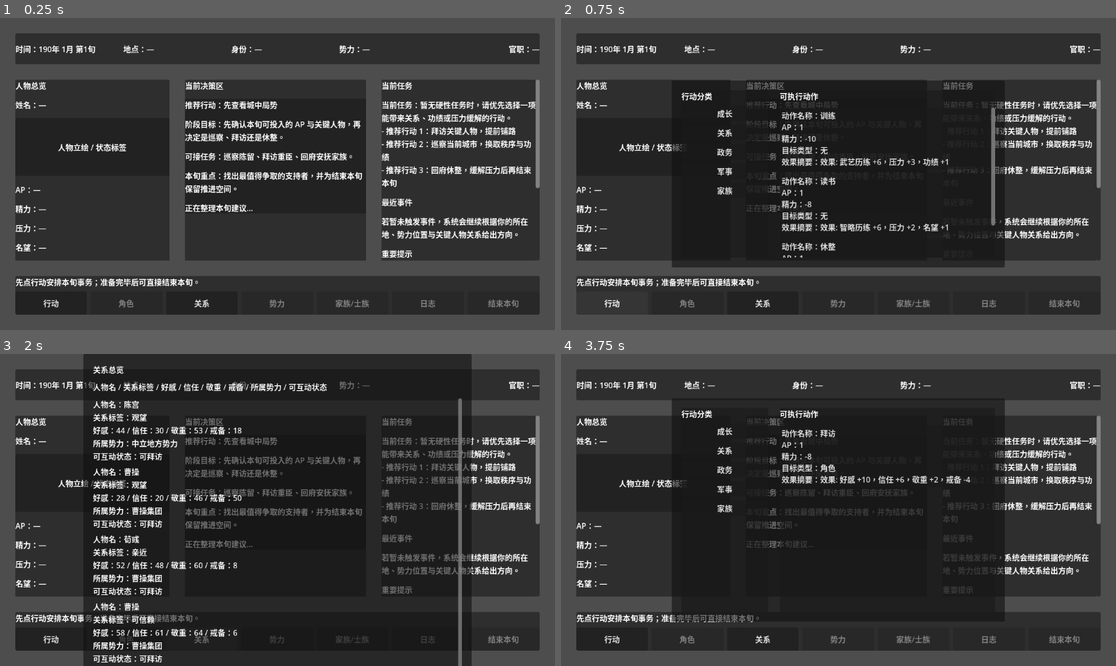
Above: before the commit, frames 1-4 (two rows, left to right).
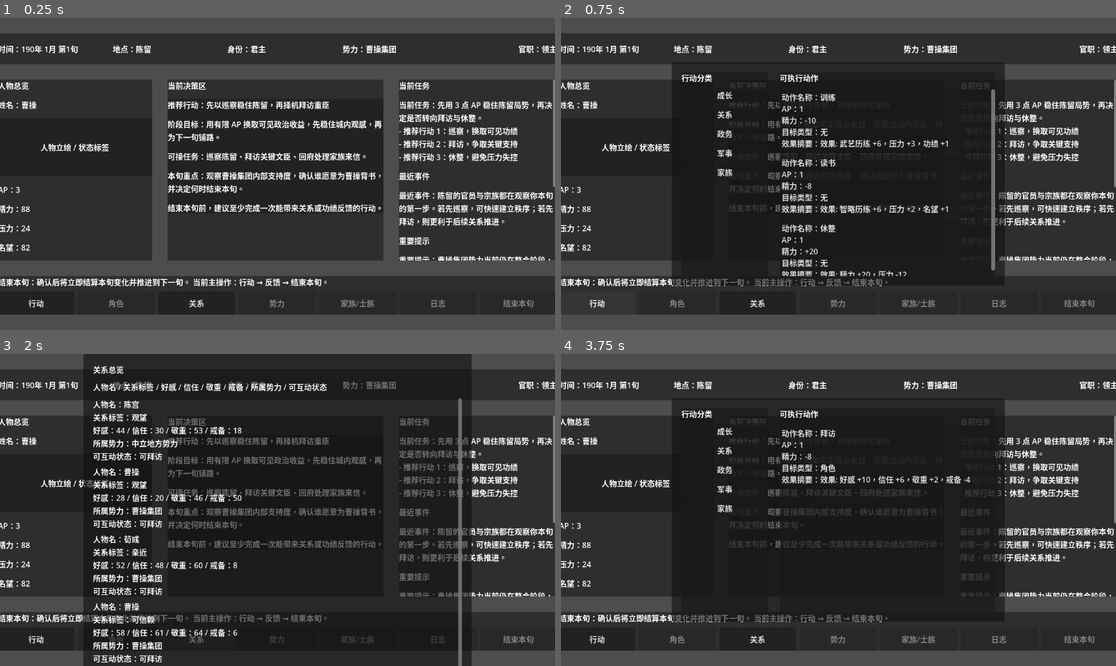
Above: after the commit, the same moments.

Repository: brand6/three-kingdoms-simulator
Game: Godot game, scene res://scenes/main/MainScene.tscn
Two runs of this game, one before a commit and one after it. Both use one fixed random seed, a clock stepped at 60 frames per second and the inputs below.
Inputs:
- Up to frame 1 (0.25 s): no input
- Up to frame 2 (0.75 s): click "行动" at 0.5 s
- Up to frame 3 (2 s): click "关系" at 1.25 s
- Up to frame 4 (3.75 s): click "行动" at 2 s; click "成长" at 2.75 s; click "关系" at 3.5 s

The runs differ from the first frame. In frame 1, 22% of the frame differs, in the area x 0-100%, y 4-96%; in frame 2, 19%; in frame 3, 14%; in frame 4, 12%.
Error before the commit: Parse Error: Class "TimeManager" hides an autoload singleton. (res://scripts/autoload/TimeManager.gd:2)

Commit message:
feat(02-04): add xun advancement and summary orchestration
- advance xun state with stable rollover and formatted labels
- generate end-of-xun summaries and reset protagonist AP from base data

Diff:
--- a/three-kingdoms-simulator/scripts/autoload/GameRoot.gd
+++ b/three-kingdoms-simulator/scripts/autoload/GameRoot.gd
@@ -4,6 +4,7 @@
 const DEFAULT_PROTAGONIST_ID := "cao_cao"
 const PHASE2_ACTION_CATALOG_SCRIPT := preload("res://scripts/systems/Phase2ActionCatalog.gd")
 const PHASE2_ACTION_RESOLVER_SCRIPT := preload("res://scripts/systems/Phase2ActionResolver.gd")
+const XUN_SUMMARY_DATA_SCRIPT := preload("res://scripts/runtime/XunSummaryData.gd")
 
 var current_session: GameSession
 var last_boot_error: String = ""
@@ -84,6 +85,27 @@
 	return _latest_action_resolution
 
 
+func end_current_xun() -> Variant:
+	if current_session == null:
+		return null
+	var finishing_label := _time_manager().call("get_xun_label", current_session.current_year, current_session.current_month, current_session.current_xun)
+	var summary := _build_xun_summary(finishing_label)
+	current_session.latest_xun_summary = summary
+	_reset_protagonist_ap()
+	current_session.clear_xun_action_history()
+	_time_manager().call("advance_xun")
+	current_session.current_year = int(_time_manager().call("get_current_year"))
+	current_session.current_month = int(_time_manager().call("get_current_month"))
+	current_session.current_xun = int(_time_manager().call("get_current_xun"))
+	return summary
+
+
+func get_latest_xun_summary() -> Variant:
+	if current_session == null:
+		return null
+	return current_session.latest_xun_summary
+
+
 func _get_visit_targets(protagonist: CharacterDefinition, runtime_state: RuntimeCharacterState) -> Array[CharacterDefinition]:
 	var targets: Array[CharacterDefinition] = []
 	if protagonist == null or runtime_state == null:
@@ -95,3 +117,61 @@
 			continue
 		targets.append(character)
 	return targets
+
+
+func _build_xun_summary(finishing_label: String) -> Variant:
+	var action_lines: Array[String] = []
+	var stat_delta_totals: Dictionary = {}
+	var relation_change_lines: Array[String] = []
+	for result in current_session.current_xun_action_history:
+		if result == null:
+			continue
+		action_lines.append(str(result.summary_line).strip_edges() if not str(result.summary_line).strip_edges().is_empty() else str(result.title))
+		for key in result.stat_deltas.keys():
+			stat_delta_totals[key] = int(stat_delta_totals.get(key, 0)) + int(result.stat_deltas[key])
+		if not result.relation_deltas.is_empty():
+			var target_name := _relation_target_name(str(result.target_character_id))
+			relation_change_lines.append("%s：%s" % [target_name, _format_relation_delta_line(result.relation_deltas)])
+	if action_lines.is_empty():
+		action_lines.append("本旬未执行行动。")
+	if relation_change_lines.is_empty():
+		relation_change_lines.append("本旬关系变化较少。")
+	var prompt_lines: Array[String] = [_build_prompt_line(stat_delta_totals)]
+	return XUN_SUMMARY_DATA_SCRIPT.create(finishing_label, action_lines, stat_delta_totals, relation_change_lines, prompt_lines)
+
+
+func _reset_protagonist_ap() -> void:
+	var protagonist := _data_repository().call("get_character", current_session.protagonist_id) as CharacterDefinition
+	var runtime_state := current_session.get_character_state(current_session.protagonist_id)
+	if protagonist == null or runtime_state == null:
+		return
+	runtime_state.ap = int(protagonist.status_values.get("ap", runtime_state.ap))
+
+
+func _relation_target_name(target_character_id: String) -> String:
+	if target_character_id.is_empty():
+		return "关系变化"
+	var target := _data_repository().call("get_character", target_character_id) as CharacterDefinition
+	if target == null:
+		return target_character_id
+	return target.name
+
+
+func _format_relation_delta_line(relation_deltas: Dictionary) -> String:
+	var parts: Array[String] = []
+	for key in relation_deltas.keys():
+		parts.append("%s %s" % [key, _signed_delta(int(relation_deltas[key]))])
+	return "，".join(parts)
+
+
+func _build_prompt_line(stat_delta_totals: Dictionary) -> String:
+	var runtime_state := current_session.get_character_state(current_session.protagonist_id)
+	if runtime_state != null and runtime_state.energy <= 40:
+		return "新提示：下旬应优先考虑休整，避免低精力拖累连续行动。"
+	if int(stat_delta_totals.get("merit", 0)) > 0:
+		return "新提示：本旬功绩已有积累，下旬可继续巡察或扩展关键拜访。"
+	return "新提示：根据本旬关系变化规划下一步，优先巩固最有价值的人物联系。"
+
+
+func _signed_delta(value: int) -> String:
+	return "+%d" % value if value > 0 else str(value)
--- a/three-kingdoms-simulator/scripts/autoload/TimeManager.gd
+++ b/three-kingdoms-simulator/scripts/autoload/TimeManager.gd
@@ -1,5 +1,4 @@
 extends Node
-class_name TimeManager
 
 var _current_year: int = 0
 var _current_month: int = 0
@@ -12,7 +11,36 @@
 	_current_xun = start_xun
 
 
+func advance_xun() -> void:
+	if _current_year <= 0 or _current_month <= 0 or _current_xun <= 0:
+		return
+	if _current_xun < 3:
+		_current_xun += 1
+	else:
+		_current_xun = 1
+		_current_month += 1
+		if _current_month > 12:
+			_current_month = 1
+			_current_year += 1
+
+
+func get_xun_label(year: int, month: int, xun: int) -> String:
+	if year <= 0 or month <= 0 or xun <= 0:
+		return "—"
+	return "%d年 / %d月 / 第%d旬" % [year, month, xun]
+
+
 func get_current_label() -> String:
-	if _current_year <= 0 or _current_month <= 0 or _current_xun <= 0:
-		return "—"
-	return "%d年 / %d月 / 第%d旬" % [_current_year, _current_month, _current_xun]
+	return get_xun_label(_current_year, _current_month, _current_xun)
+
+
+func get_current_year() -> int:
+	return _current_year
+
+
+func get_current_month() -> int:
+	return _current_month
+
+
+func get_current_xun() -> int:
+	return _current_xun
